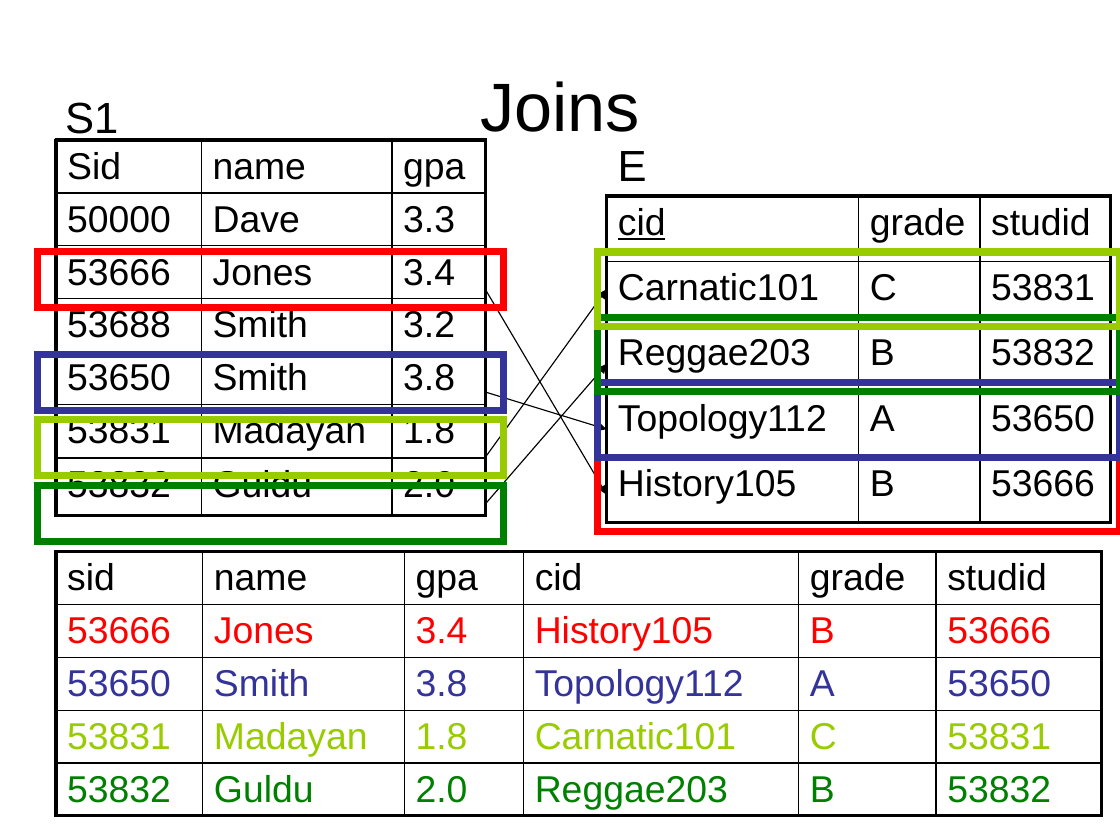
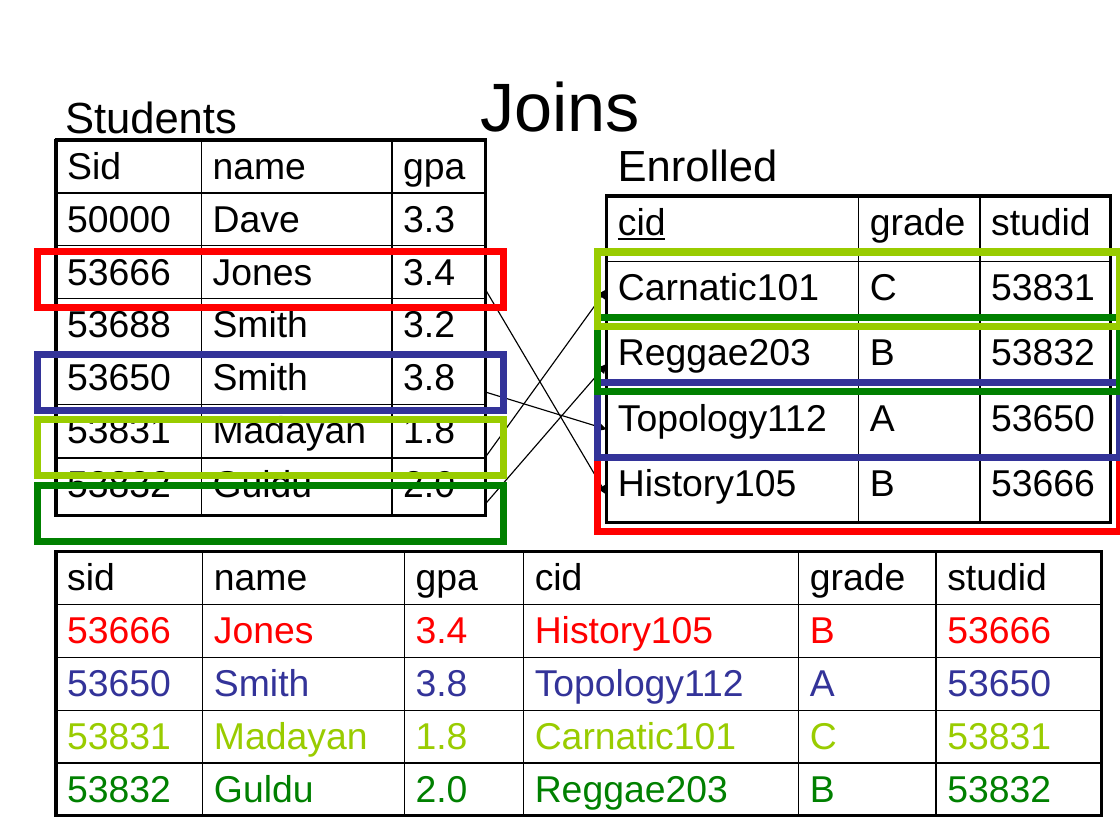
Before and after one commit to mahmoudparsian/data-warehousing-and-business-intelligence, a slide deck: slide 38 of resources/class_lectures/week_02_intro_to_relational_databases.pptx. Drawn at 1120x840 pixels with LibreOffice and Linux fonts; fonts in the diff are those of the drawing. Boxes give left, top, right and bottom in pixels: in the first picture for what was removed or moved away, otherwise in the second. Text is boxed around its words. In the diff, an @@ line names an element or a change of style, - is before the commit and + after.

```diff
--- a/resources/class_lectures/week_02_intro_to_relational_databases.pptx
+++ b/resources/class_lectures/week_02_intro_to_relational_databases.pptx
@@ text at [65, 101, 237, 142]: text changed @@
-S1
+Students
@@ text at [618, 149, 778, 182]: text changed @@
-E
+Enrolled
```
Also in this commit, not shown: 1 other file.
